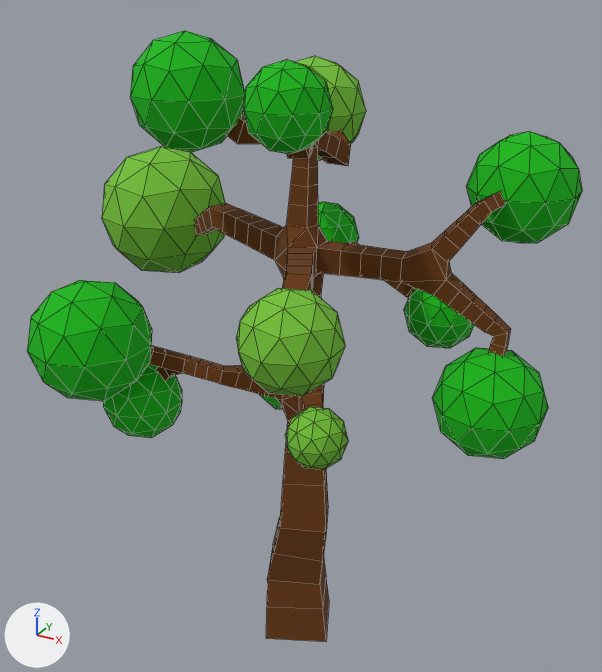
The FBX model Assets/Game/TreeB2.fbx: old version first, new version second.
Camera for both pictures: a 50 mm lens placed at (4.76, -8.57, 8.94), pointed at (-0.11, 0.28, 4.51). Arrows for +X, +Y and +Z are at lower left; the lights stay in place. Mesh edges are drawn as thin lines.

Names of what the first picture shows: 'TreeB2'.
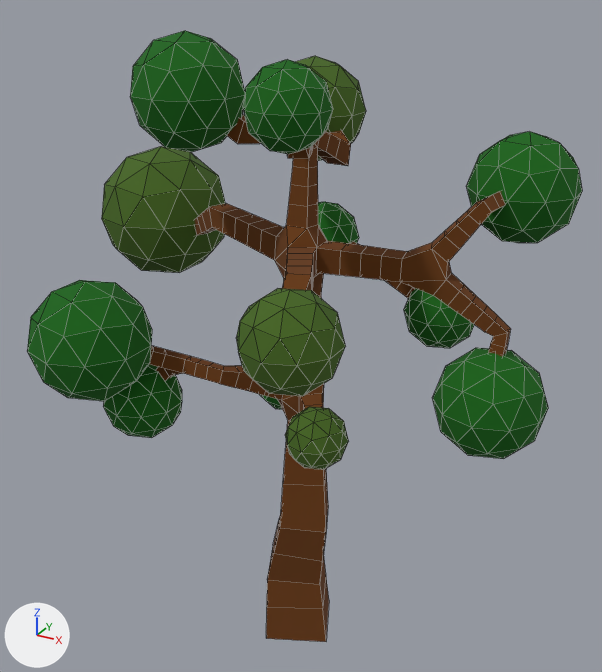
What the commit changed:
Material 'Leaf2' (mat_leaf2) changes colour from green #0ab707 to dark green #056204; in linear values from (0.00309, 0.472, 0.00223) to (0.00166, 0.123, 0.0012).
Material 'Leaf1' (mat_leaf1) changes colour from green #74c035 to dark green #436519; in linear values from (0.174, 0.529, 0.036) to (0.0568, 0.13, 0.0095).

Pixel boxes (x1, y1, x2, y2) of what changed, in the pictures (602 x 672 px):
'TreeB2', recoloured: (27, 31, 582, 473) in both
